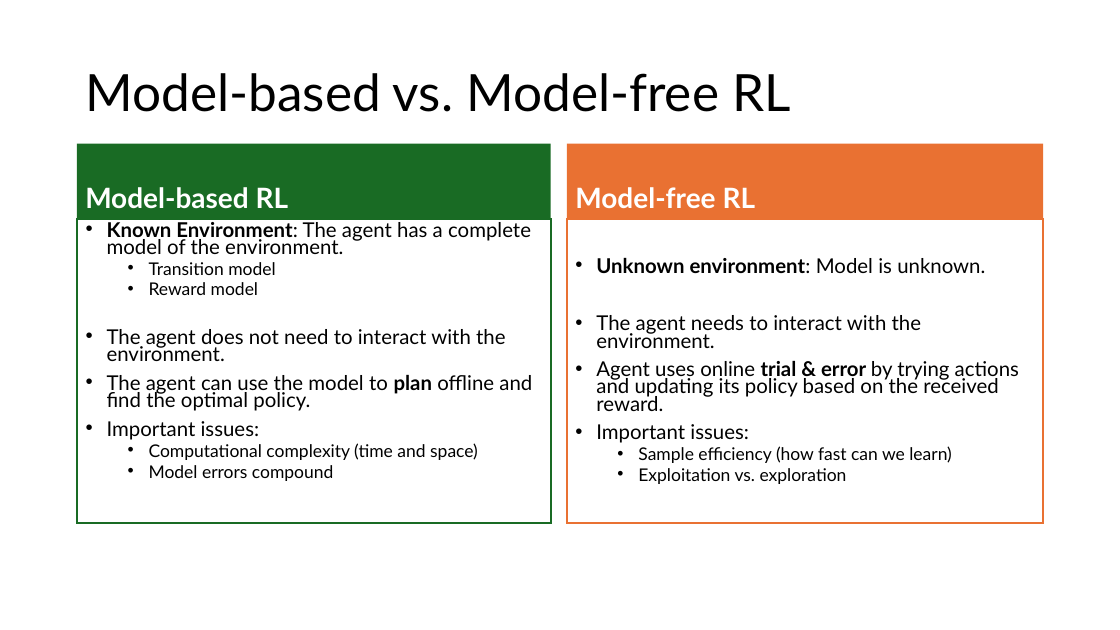
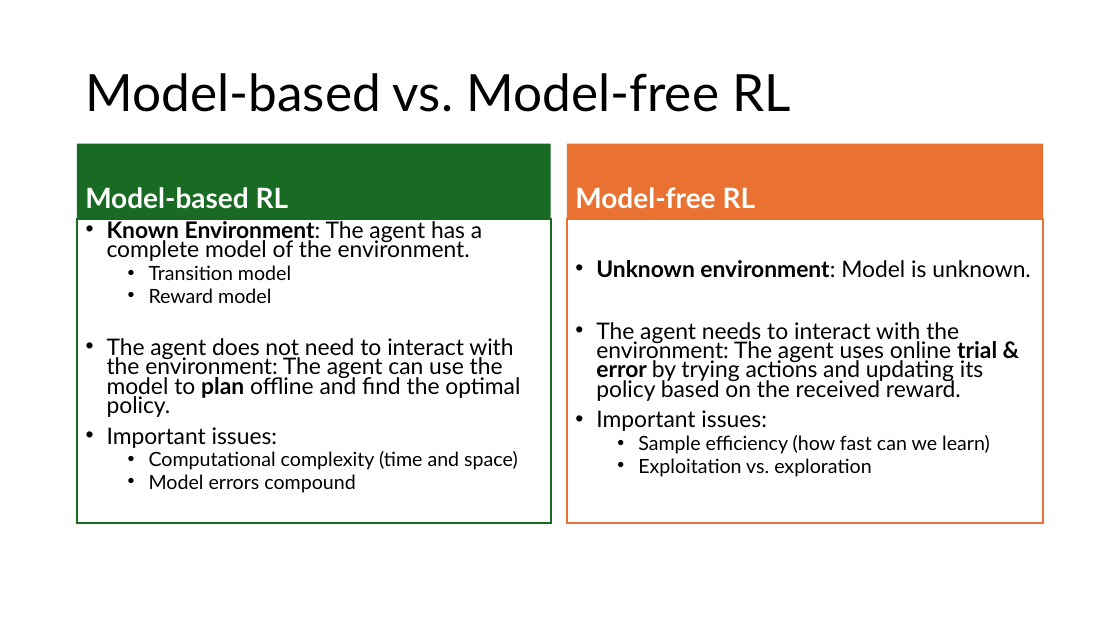
Before and after one commit to mhahsler/Introduction_to_Reinforcement_Learning, a slide deck: slide 33 of slides/Lecture_Chapter01.pptx. Drawn at 1120x630 pixels with LibreOffice and Linux fonts; fonts in the diff are those of the drawing. Boxes give left, top, right and bottom in pixels: in the first picture for what was removed or moved away, otherwise in the second. Text is boxed around its words. In the diff, an @@ line names an element or a change of style, - is before the commit and + after.

```diff
--- a/slides/Lecture_Chapter01.pptx
+++ b/slides/Lecture_Chapter01.pptx
@@ text at bbox=[107, 218, 518, 493]: size 17.5 to 19.6 pt in "Known Environment: The agent has a complete ...", "Important issues:"; size 15 to 16.8 pt in "Transition model", "Reward model", "Computational complexity (time and space)", "Model errors compound" @@
@@ text at bbox=[596, 260, 1031, 477]: size 17.5 to 19.6 pt in "Unknown environment: Model is unknown.", "Important issues:"; size 15 to 16.8 pt in "Sample efficiency (how fast can we learn)", "Exploitation vs. exploration" @@
@@ text at bbox=[596, 322, 997, 401]: text changed; size 17.5 to 19.6 pt @@
-• The agent needs to interact with the environment.
-• Agent uses online trial & error by trying actions and updating its policy based on the received reward.
+• The agent needs to interact with the environment: The agent uses online trial & error by trying actions and updating its policy based on the received reward.
@@ text at bbox=[107, 338, 520, 417]: text changed; size 17.5 to 19.6 pt @@
-• The agent does not need to interact with the environment.
-• The agent can use the model to plan offline and find the optimal policy.
+• The agent does not need to interact with the environment: The agent can use the model to plan offline and find the optimal policy.
```
Also in this commit, not shown: 6 other slides changed, 1 other file.
